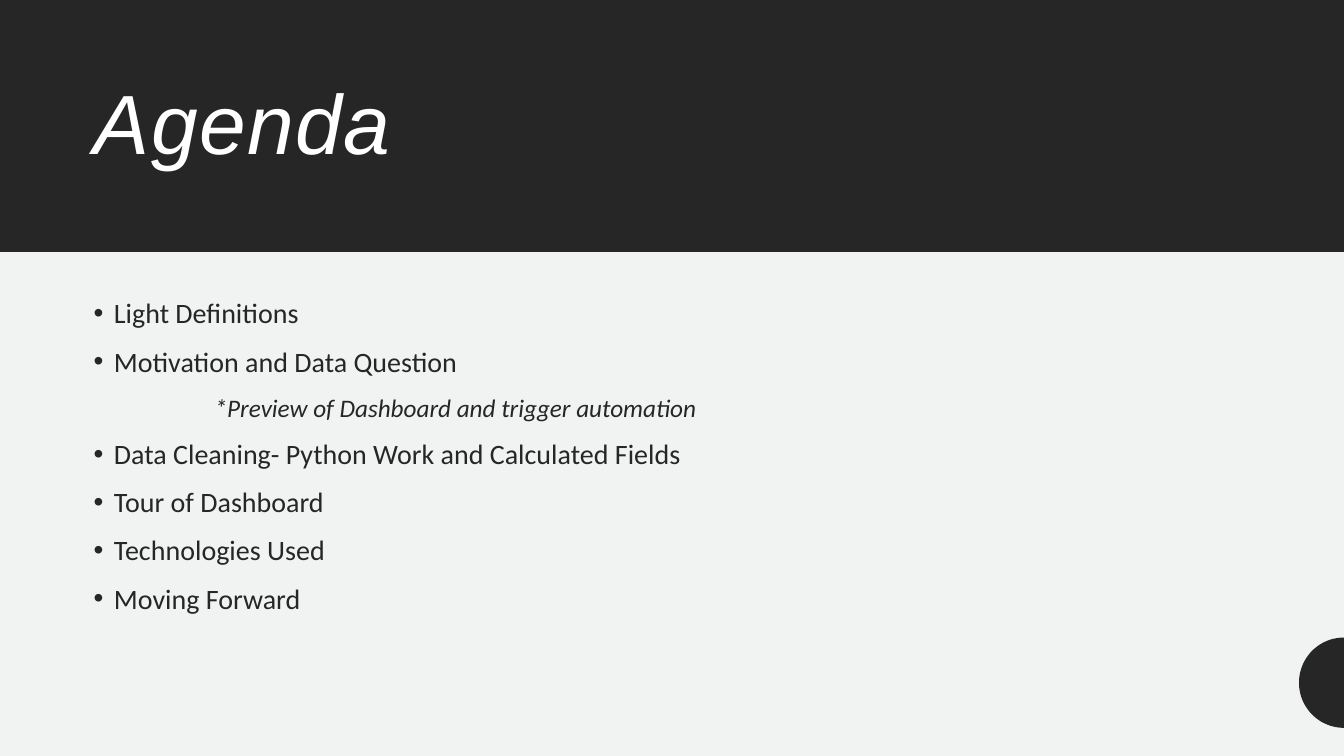
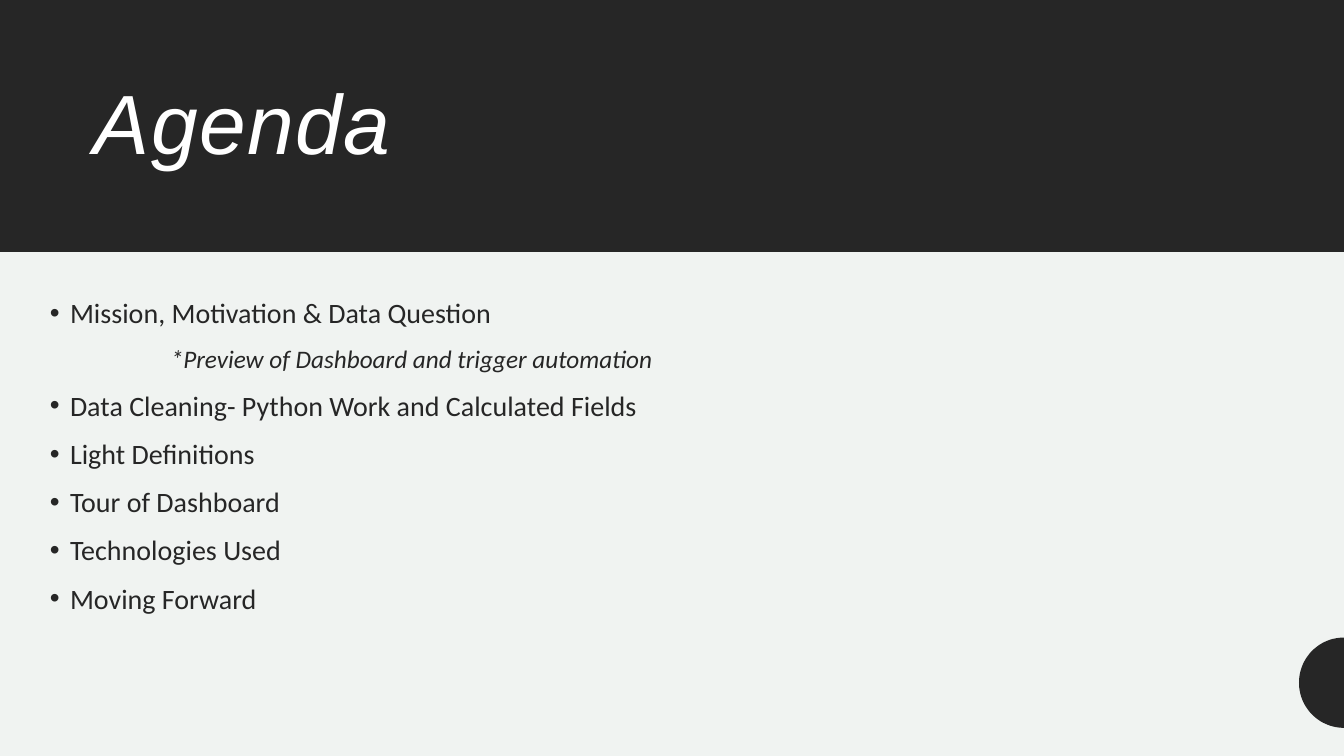
Before and after one commit to meferral/Menu_Dashboard, a slide deck: slide 2 of Capstone_Menu_Dashboard.pptx. Drawn at 1344x756 pixels with LibreOffice and Linux fonts; fonts in the diff are those of the drawing. Boxes give left, top, right and bottom in pixels: in the first picture for what was removed or moved away, otherwise in the second. Text is boxed around its words. In the diff, an @@ line names an element or a change of style, - is before the commit and + after.

```diff
--- a/Capstone_Menu_Dashboard.pptx
+++ b/Capstone_Menu_Dashboard.pptx
@@ text "Mission, Motivation & Data Question" moved from (x1=114, y1=303, x2=696, y2=614) to (x1=70, y1=303, x2=652, y2=614) @@
@@ text at (x1=70, y1=303, x2=491, y2=327): text changed @@
-• Light Definitions
-• Motivation and Data Question
+• Mission, Motivation & Data Question
@@ text at (x1=70, y1=444, x2=255, y2=469): paragraph added @@
+• Light Definitions
```
Also in this commit, not shown: 6 other slides changed, 1 slide added, 6 other files.
